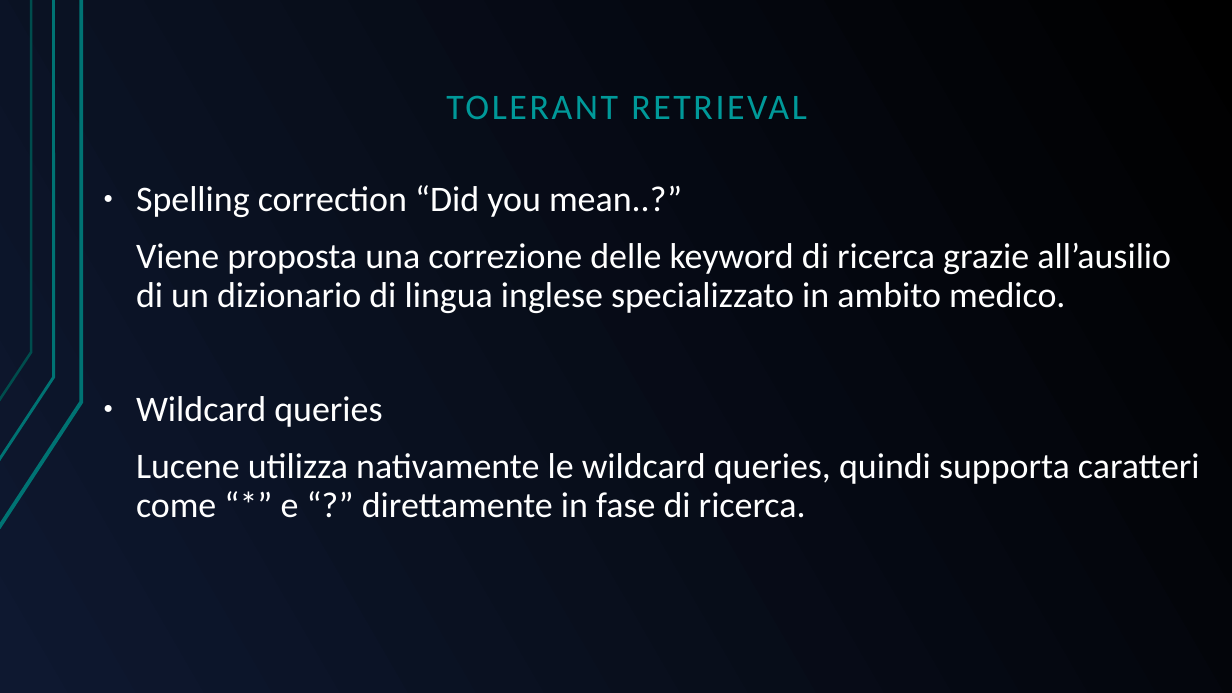
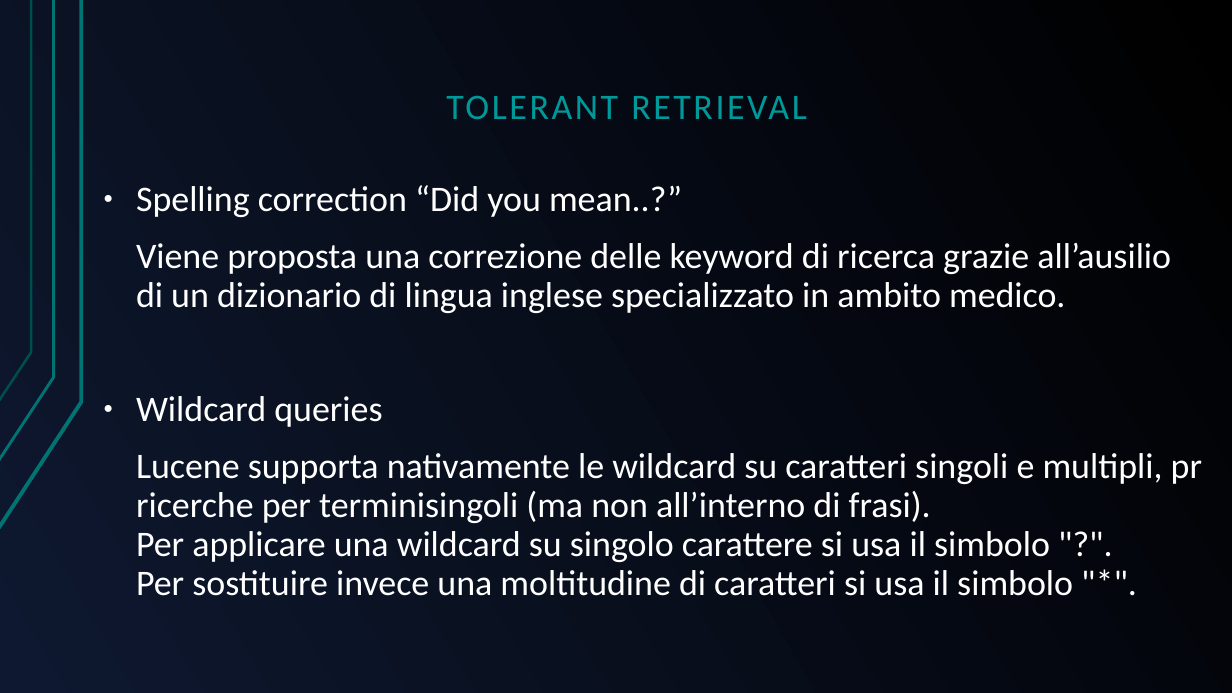
Before and after one commit to GreRagu/ProgettoGavi, a slide deck: slide 13 of Hegregio.odp. Drawn at 1232x693 pixels with LibreOffice and Linux fonts; fonts in the diff are those of the drawing. Boxes give left, top, right and bottom in pixels: in the first picture for what was removed or moved away, otherwise in the second. Text is boxed around its words. In the diff, an @@ line names an element or a change of style, - is before the commit and + after.

Commit message:
aggiunta dettagli tolerant retrieval

```diff
--- a/Hegregio.odp
+++ b/Hegregio.odp
@@ text at box(136, 453, 1202, 596): text changed @@
-Lucene utilizza nativamente le wildcard queries, quindi supporta caratteri come “*” e “?” direttamente in fase di ricerca.
+Lucene supporta nativamente le wildcard su caratteri singoli e multipli, pr ricerche per terminisingoli (ma non all’interno di frasi).
+Per applicare una wildcard su singolo carattere si usa il simbolo "?".
+Per sostituire invece una moltitudine di caratteri si usa il simbolo "*".
```
